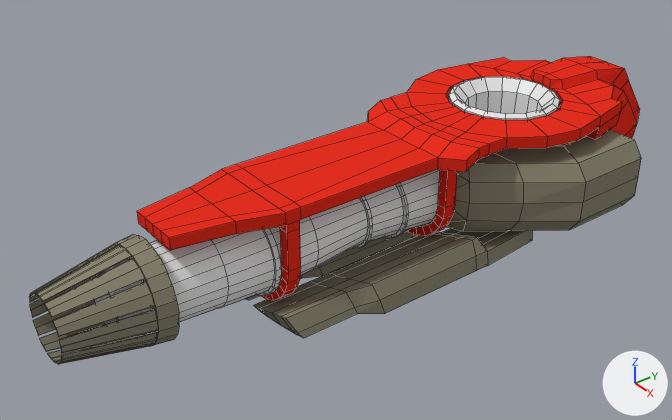
One commit to the Blender file AssetFactory/Blender/FirstTrack.blend: the scene before it, then after it.
The view is the same before and after, from a 50 mm camera at (9.07, -8.79, 6.54) aimed at (-0.41, -1.49, -0.17). Lighting does not change. The marker at lower right points along +X, +Y and +Z. Mesh edges are drawn as thin lines.

Objects in the first picture: 'FuelTank', 'Intake', 'Magnet', 'MainFrame', 'NozzleBase', 'NozzleWings', 'Thruster'.
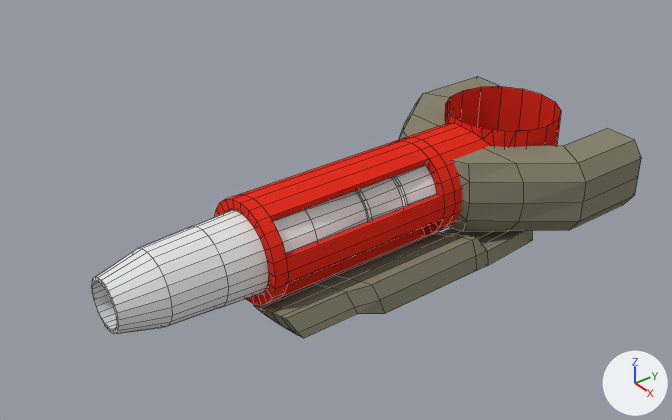
Commit message: Still working on the ship model (Blender)

Patch to the scene script:
```diff
--- a/AssetFactory/Blender/FirstTrack.blend.py
+++ b/AssetFactory/Blender/FirstTrack.blend.py
@@ me_cylinder_010 @@
+me_cylinder_010.from_pydata(...)  # 88 vertices, 69 faces; spans x -0.89..0.0, y 0.0..0.82, z -4.88..0.84
+me_cylinder_010.materials.append(mat_material_003)  # red #e73021
@@ ob_mainframe @@
 _m = ob_mainframe.modifiers.new('Mirror', 'MIRROR')
+ob_mainframe.hide_viewport = True
@@ ob_magnet @@
 ob_magnet.scale = (0.85, 0.85, 1.0)
+ob_magnet.hide_viewport = True
@@ ob_nozzlewings @@
 ob_nozzlewings.rotation_euler = (1.571, 0.0, 0.0)  # degrees (90, 0, 0)
+ob_nozzlewings.hide_viewport = True
@@ ob_nozzlebase @@
 ob_nozzlebase.rotation_euler = (1.571, 0.0, 0.0)  # degrees (90, 0, 0)
+ob_nozzlebase.hide_viewport = True
@@ ob_mainframe_002 @@
+ob_mainframe_002 = bpy.data.objects.new('MainFrame.002', me_cylinder_010)
+ob_mainframe_002.location = (0.0, -2.52, 0.0)
+ob_mainframe_002.rotation_euler = (1.571, 0.0, 0.0)  # degrees (90, 0, 0)
+_m = ob_mainframe_002.modifiers.new('Mirror', 'MIRROR')
+_m.use_axis = (False, True, False)
+_m = ob_mainframe_002.modifiers.new('Mirror.001', 'MIRROR')
```

Changed parts and their boxes (x1, y1, x2, y2) in the pictures (672 x 420 px):
'MainFrame', hidden (red)
    before: (137, 56, 640, 301)
'MainFrame.002', added (red)
    after: (215, 86, 561, 306)
'NozzleWings', hidden
    before: (29, 244, 158, 364)
'Magnet', hidden
    before: (448, 76, 560, 120)
'NozzleBase', hidden
    before: (114, 234, 179, 346)
